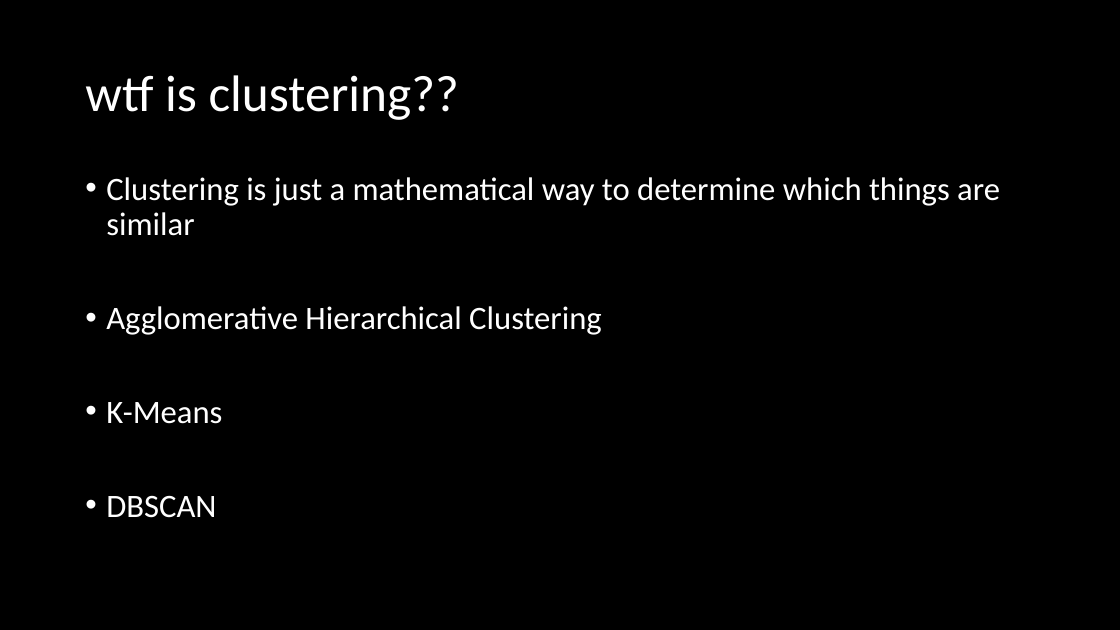
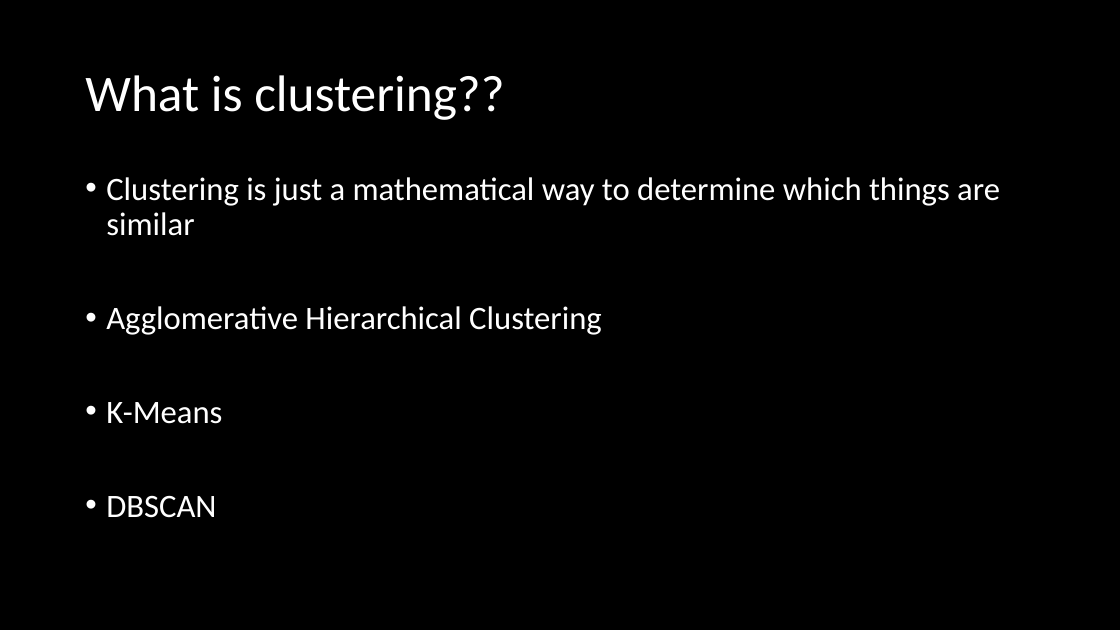
Before and after one commit to jrizcallah/Springboard, a slide deck: slide 21 of Springboard/data_storytelling/sentiment_bias_presentation.pptx. Drawn at 1120x630 pixels with LibreOffice and Linux fonts; fonts in the diff are those of the drawing. Boxes give left, top, right and bottom in pixels: in the first picture for what was removed or moved away, otherwise in the second. Text is boxed around its words. In the diff, an @@ line names an element or a change of style, - is before the commit and + after.

```diff
--- a/Springboard/data_storytelling/sentiment_bias_presentation.pptx
+++ b/Springboard/data_storytelling/sentiment_bias_presentation.pptx
@@ title at [85,75,504,120]: text changed @@
-wtf is clustering??
+What is clustering??
```
Also in this commit, not shown: 3 other slides changed, 11 slides added, 1 slide removed, 7 other files.
